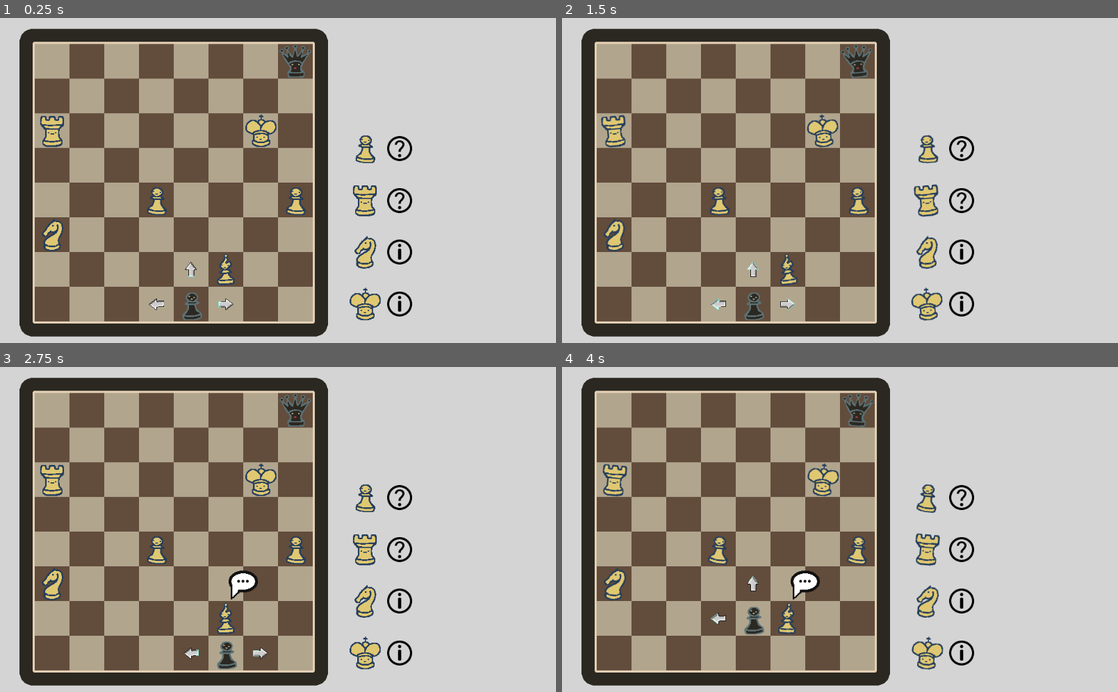
Above: before the commit, frames 1-4 (two rows, left to right).
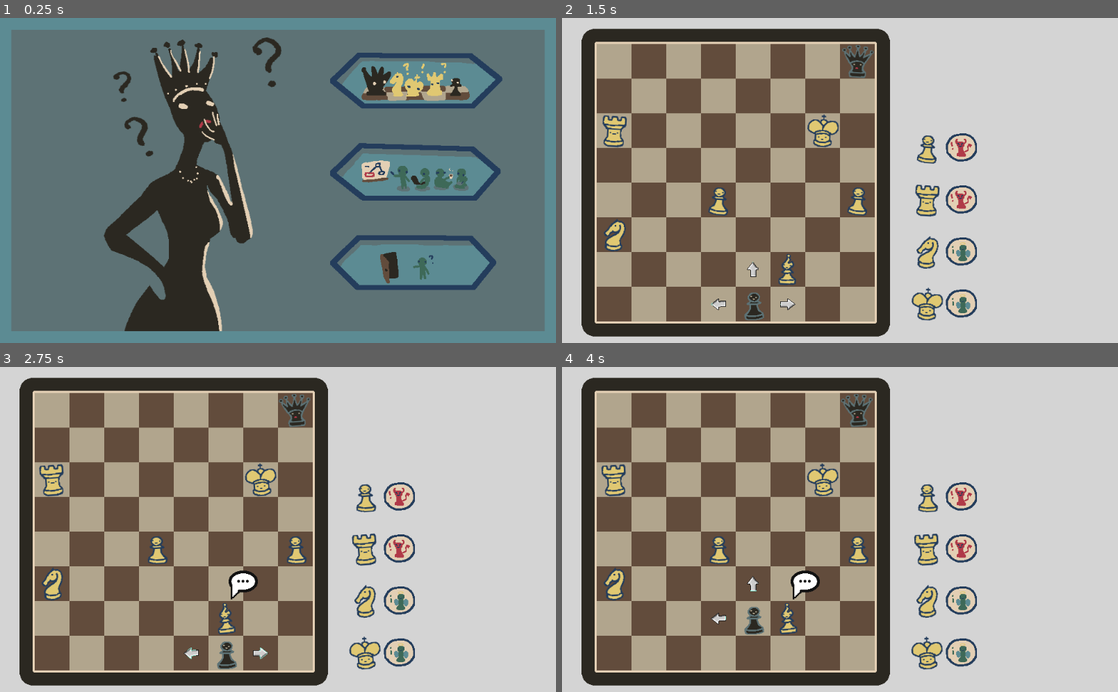
Above: after the commit, the same moments.

Repository: Windastella/ScribbleJam
Game: Godot game, scene res://Scenes/Main.tscn
The game is run twice, just before and just after one commit, with the same random seed, the same clock (stepped at 60 frames per second) and the same inputs.
Inputs (mouse positions are in pixels of both pictures, inside the frame that each line leads up to):
- Up to frame 1 (0.25 s): no input
- Up to frame 2 (1.5 s): click (979, 170) at 0.52 s; click (979, 79) at 1.27 s
- Up to frame 3 (2.75 s): move the mouse to (227, 653) at 2.02 s; click (227, 653) at 2.17 s
- Up to frame 4 (4 s): move the mouse to (751, 653) at 2.77 s; click (751, 653) at 2.92 s; move the mouse to (751, 617) at 3.52 s; click (751, 617) at 3.67 s

The runs differ from the first frame. In frame 1, 99% of the frame differs, in the area x 0-100%, y 0-100%; in frame 2, 3.4%; in frame 3, 2.9%; in frame 4, 3.4%.

Commit message:
main menu

Diff:
--- a/Scenes/Main.tscn
+++ b/Scenes/Main.tscn
@@ -1,7 +1,118 @@
-[gd_scene load_steps=2 format=2]
+[gd_scene load_steps=16 format=2]
 
 [ext_resource path="res://Scenes/Levels/Level1.tscn" type="PackedScene" id=1]
+[ext_resource path="res://Scripts/Main.gd" type="Script" id=2]
+[ext_resource path="res://assets/Menu/button1.png" type="Texture" id=3]
+[ext_resource path="res://assets/Menu/main_menu_bg.png" type="Texture" id=4]
+[ext_resource path="res://assets/Menu/main_menu_questions.png" type="Texture" id=5]
+[ext_resource path="res://assets/Menu/button1_selected.png" type="Texture" id=6]
+[ext_resource path="res://assets/Menu/button2_selected.png" type="Texture" id=7]
+[ext_resource path="res://assets/Menu/button2.png" type="Texture" id=8]
+[ext_resource path="res://assets/Menu/button3.png" type="Texture" id=9]
+[ext_resource path="res://assets/Menu/button3_selected.png" type="Texture" id=10]
+[ext_resource path="res://assets/Sounds/Thinking_Music.wav" type="AudioStream" id=11]
+[ext_resource path="res://assets/Sounds/Selection_1.wav" type="AudioStream" id=12]
+[ext_resource path="res://assets/Sounds/Selection_3.wav" type="AudioStream" id=13]
+[ext_resource path="res://assets/Sounds/Selection_2.wav" type="AudioStream" id=14]
+
+[sub_resource type="Animation" id=1]
+resource_name = "Default"
+length = 2.0
+loop = true
+tracks/0/type = "value"
+tracks/0/path = NodePath("CanvasLayer/Menu/main_menu_questions:rotation_degrees")
+tracks/0/interp = 1
+tracks/0/loop_wrap = true
+tracks/0/imported = false
+tracks/0/enabled = true
+tracks/0/keys = {
+"times": PoolRealArray( 0, 1, 2 ),
+"transitions": PoolRealArray( 1, 1, 1 ),
+"update": 1,
+"values": [ -9.0, 9.0, -9.0 ]
+}
 
 [node name="Main" type="Node2D"]
+script = ExtResource( 2 )
+initial_scene = ExtResource( 1 )
+start_sound = ExtResource( 13 )
+credit_sound = ExtResource( 14 )
+quit_sound = ExtResource( 12 )
 
-[node name="Level" parent="." instance=ExtResource( 1 )]
+[node name="Level" type="Node2D" parent="."]
+
+[node name="CanvasLayer" type="CanvasLayer" parent="."]
+
+[node name="Menu" type="Control" parent="CanvasLayer"]
+margin_right = 40.0
+margin_bottom = 40.0
+__meta__ = {
+"_edit_use_anchors_": false
+}
+
+[node name="main_menu_bg" type="Sprite" parent="CanvasLayer/Menu"]
+scale = Vector2( 0.948148, 1 )
+texture = ExtResource( 4 )
+centered = false
+
+[node name="main_menu_questions" type="Sprite" parent="CanvasLayer/Menu"]
+position = Vector2( 368, 144 )
+rotation = -0.15708
+scale = Vector2( 1.22222, 0.986784 )
+texture = ExtResource( 5 )
+
+[node name="VBoxContainer" type="VBoxContainer" parent="CanvasLayer/Menu"]
+margin_left = 608.0
+margin_top = 64.0
+margin_right = 928.0
+margin_bottom = 576.0
+custom_constants/separation = 64
+__meta__ = {
+"_edit_use_anchors_": false
+}
+
+[node name="Start" type="TextureButton" parent="CanvasLayer/Menu/VBoxContainer"]
+margin_right = 320.0
+margin_bottom = 103.0
+texture_normal = ExtResource( 3 )
+texture_pressed = ExtResource( 6 )
+texture_hover = ExtResource( 6 )
+texture_disabled = ExtResource( 3 )
+texture_focused = ExtResource( 6 )
+
+[node name="Credit" type="TextureButton" parent="CanvasLayer/Menu/VBoxContainer"]
+margin_top = 167.0
+margin_right = 320.0
+margin_bottom = 273.0
+texture_normal = ExtResource( 8 )
+texture_pressed = ExtResource( 7 )
+texture_hover = ExtResource( 7 )
+texture_disabled = ExtResource( 8 )
+texture_focused = ExtResource( 7 )
+
+[node name="Quit" type="TextureButton" parent="CanvasLayer/Menu/VBoxContainer"]
+margin_top = 337.0
+margin_right = 320.0
+margin_bottom = 438.0
+texture_normal = ExtResource( 9 )
+texture_pressed = ExtResource( 10 )
+texture_hover = ExtResource( 10 )
+texture_disabled = ExtResource( 9 )
+texture_focused = ExtResource( 10 )
+
+[node name="AnimationPlayer" type="AnimationPlayer" parent="."]
+anims/Default = SubResource( 1 )
+
+[node name="Music" type="AudioStreamPlayer" parent="."]
+stream = ExtResource( 11 )
+autoplay = true
+__meta__ = {
+"_editor_description_": ""
+}
+
+[node name="SFX" type="AudioStreamPlayer" parent="."]
+[connection signal="mouse_entered" from="CanvasLayer/Menu/VBoxContainer/Start" to="." method="_on_Start_mouse_entered"]
+[connection signal="pressed" from="CanvasLayer/Menu/VBoxContainer/Start" to="." method="_on_Start_pressed"]
+[connection signal="mouse_entered" from="CanvasLayer/Menu/VBoxContainer/Credit" to="." method="_on_Credit_mouse_entered"]
+[connection signal="mouse_entered" from="CanvasLayer/Menu/VBoxContainer/Quit" to="." method="_on_Quit_mouse_entered"]
+[connection signal="pressed" from="CanvasLayer/Menu/VBoxContainer/Quit" to="." method="_on_Quit_pressed"]
--- a/Scenes/Pieces/Honest.tscn
+++ b/Scenes/Pieces/Honest.tscn
@@ -1,10 +1,6 @@
 [gd_scene load_steps=2 format=2]
 
-[ext_resource path="res://assets/icons_64x64.png" type="Texture" id=1]
+[ext_resource path="res://assets/good.png" type="Texture" id=1]
 
 [node name="Honest" type="Sprite"]
-modulate = Color( 0, 0, 0, 1 )
 texture = ExtResource( 1 )
-vframes = 8
-hframes = 8
-frame = 38
--- a/Scenes/Pieces/Liar.tscn
+++ b/Scenes/Pieces/Liar.tscn
@@ -1,10 +1,6 @@
 [gd_scene load_steps=2 format=2]
 
-[ext_resource path="res://assets/icons_64x64.png" type="Texture" id=1]
+[ext_resource path="res://assets/evil.png" type="Texture" id=1]
 
 [node name="Liar" type="Sprite"]
-modulate = Color( 0, 0, 0, 1 )
 texture = ExtResource( 1 )
-vframes = 8
-hframes = 8
-frame = 42
--- a/Scripts/Main.gd
+++ b/Scripts/Main.gd
@@ -1,14 +1,21 @@
 extends Node2D
-
 
 export(PackedScene) var initial_scene;
 
+export(AudioStream) var start_sound;
+export(AudioStream) var credit_sound;
+export(AudioStream) var quit_sound;
+
 func _ready():
-	_init_level(initial_scene);
+	$AnimationPlayer.play("Default");
+
+func _input(event):
+	if(event is InputEventAction && event.is_action_pressed("ui_cancel")):
+		$CanvasLayer/Menu.show();
 
 func _on_next_level(scene):
 	if(!scene):
-		get_tree().quit();
+		$CanvasLayer/Menu.show();
 		return;
 
 	_remove_level();
@@ -24,3 +31,28 @@
 	var level = scene.instance();
 	level.connect("change_level",self,"_on_next_level");
 	$Level.add_child(level);
+
+
+func _on_Start_pressed():
+	_init_level(initial_scene);
+	$CanvasLayer/Menu.hide();
+	$Music.stop();
+
+
+func _on_Quit_pressed():
+	get_tree().quit();
+
+
+func _on_Start_mouse_entered():
+	$SFX.stream = start_sound;
+	$SFX.play();
+
+
+func _on_Quit_mouse_entered():
+	$SFX.stream = quit_sound;
+	$SFX.play();
+
+
+func _on_Credit_mouse_entered():
+	$SFX.stream = credit_sound;
+	$SFX.play();
Binary file added: assets/Menu/button1.png
Not shown, added: assets/Menu/button1.png.import
Binary file added: assets/Menu/button1_selected.png
Not shown, added: assets/Menu/button1_selected.png.import
Binary file added: assets/Menu/button2.png
Not shown, added: assets/Menu/button2.png.import
Binary file added: assets/Menu/button2_selected.png
Not shown, added: assets/Menu/button2_selected.png.import
Binary file added: assets/Menu/button3.png
Not shown, added: assets/Menu/button3.png.import
Binary file added: assets/Menu/button3_selected.png
Not shown, added: assets/Menu/button3_selected.png.import
(and 14 more such lines)
